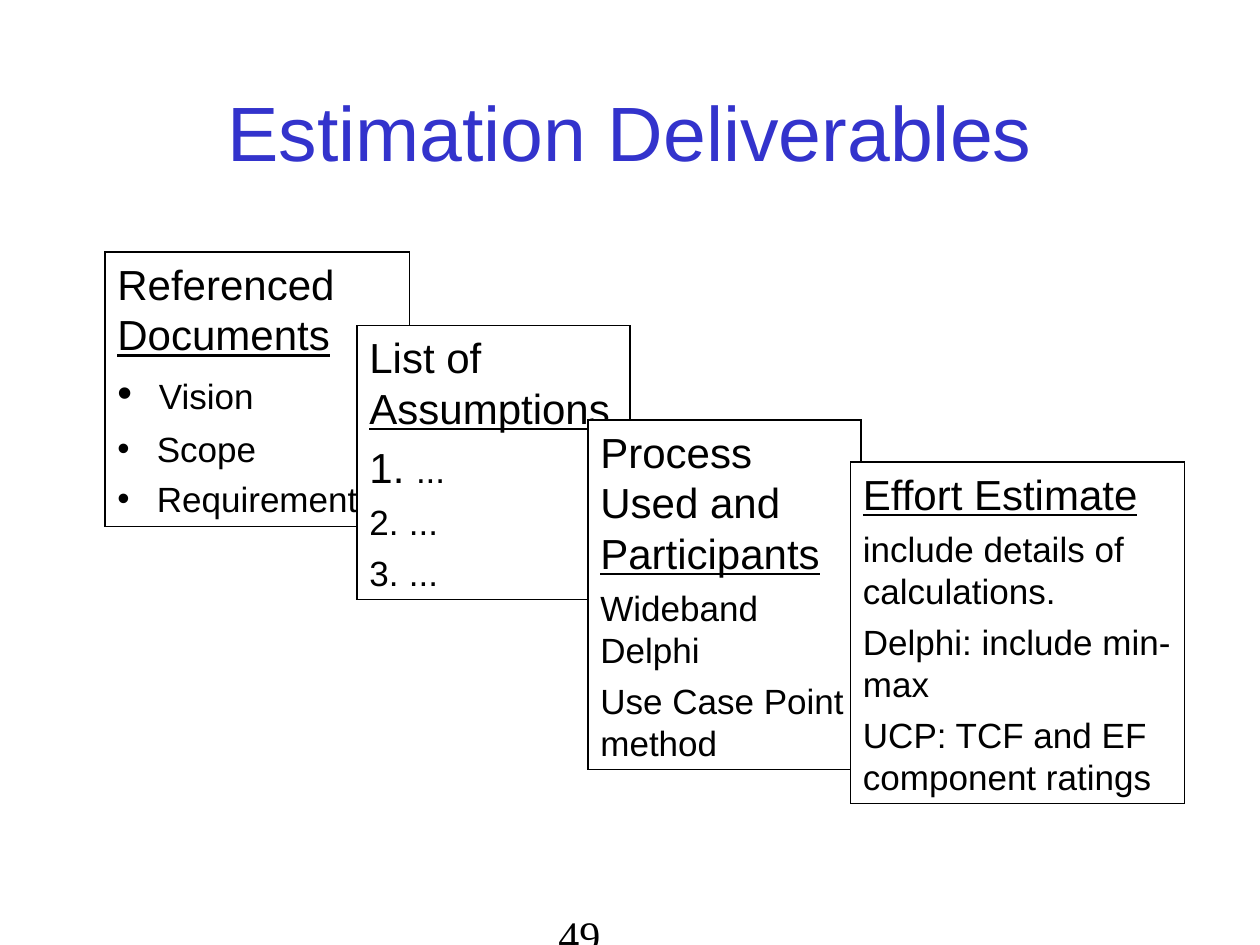
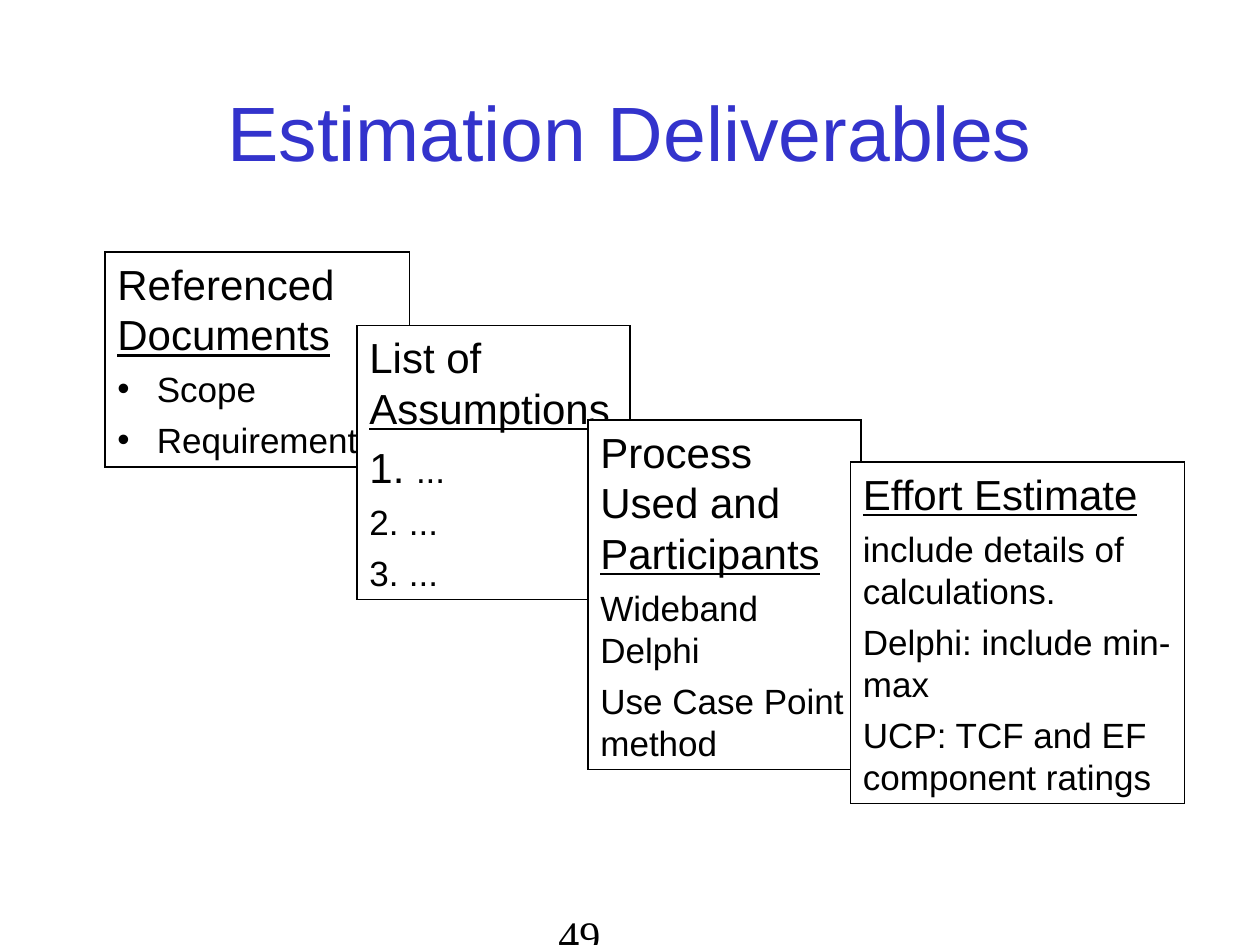
Before and after one commit to jbrucker/SoftwareProcess, a slide deck: slide 49 of week4/Estimation.ppt. Drawn at 1260x945 pixels with LibreOffice and Linux fonts; fonts in the diff are those of the drawing. Boxes give left, top, right and bottom in pixels: in the first picture for what was removed or moved away, otherwise in the second. Text is boxed around its words. In the diff, an @@ line names an element or a change of style, - is before the commit and + after.

```diff
--- a/week4/Estimation.ppt
+++ b/week4/Estimation.ppt
@@ rectangle "Referenced Documents": place and size @@
-rectangle "Referenced Documents" at [105,252,410,527]
+rectangle "Referenced Documents" at [105,252,410,467]
@@ text in rectangle at [159,383,254,410]: paragraph removed @@
-• Vision
```
Also in this commit, not shown: 19 other slides changed, 1 other file.
